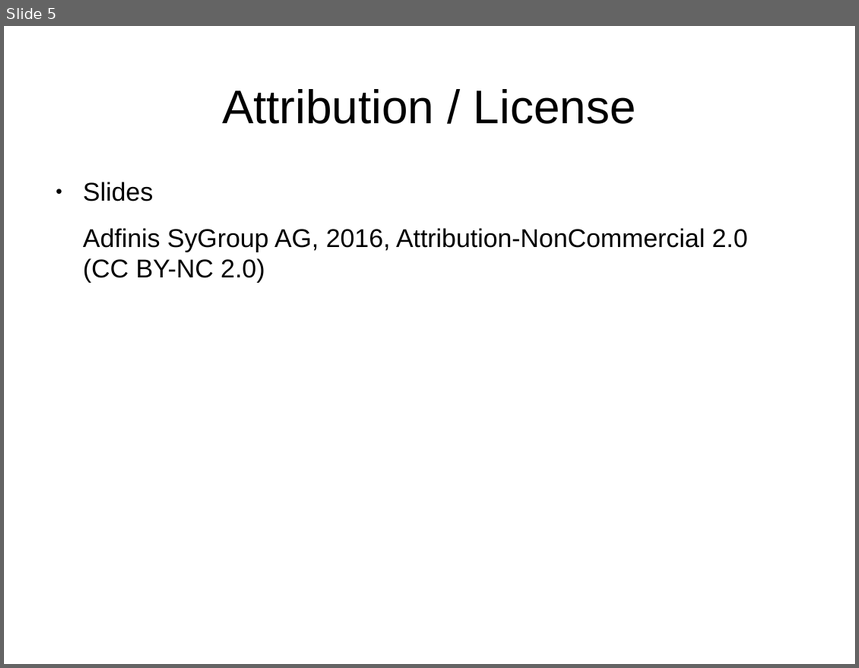
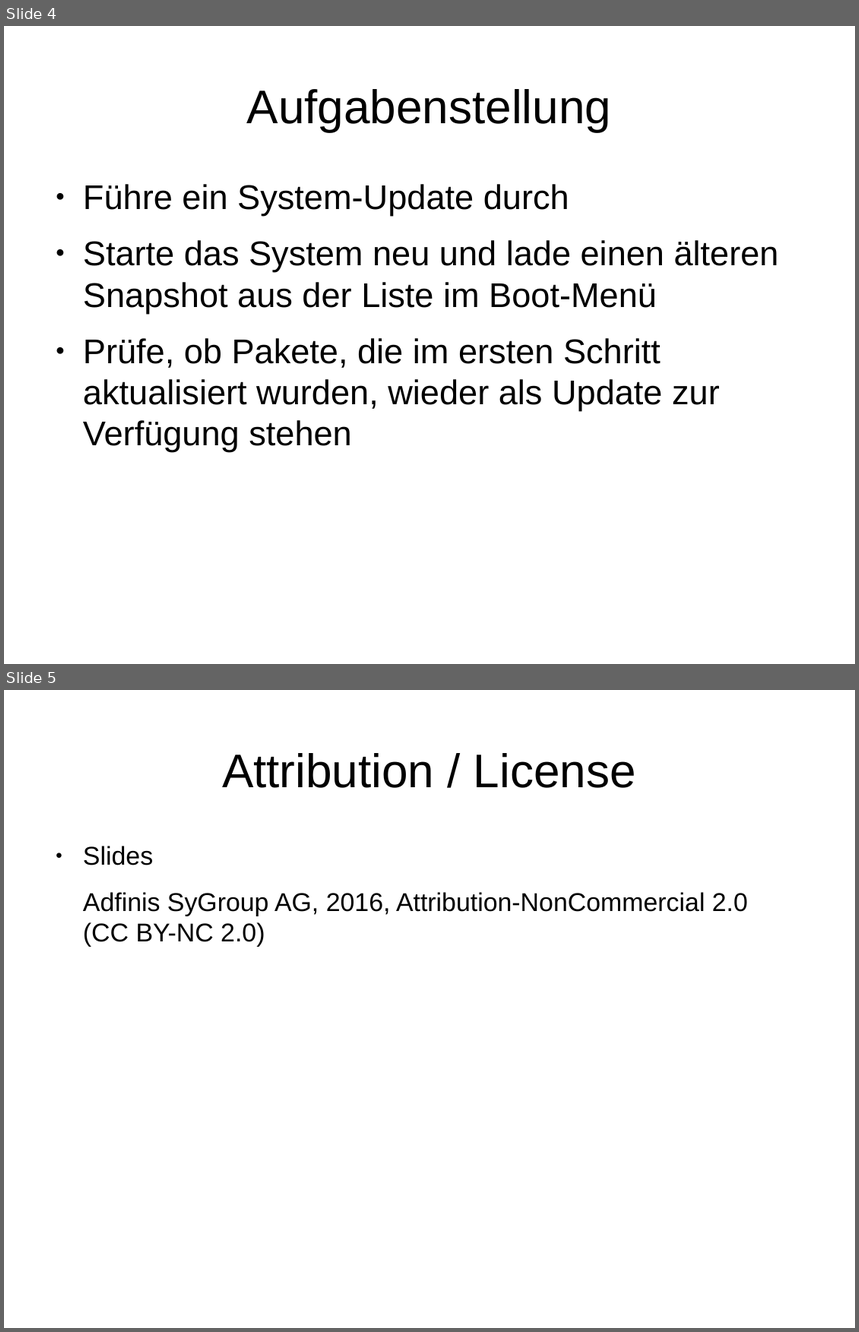
Before and after one commit to adfinis/adsy-trainings, a slide deck: SSA_SUSE-System-Administration/1006_snapper/modul_snapper_1006_03_handson.odp. Shown one above the other, each under a label of ours: slide 5 before the commit, slides 4 and 5 after it. The pictures are 859x668 and 859x1332 pixels, drawn with LibreOffice and Linux fonts; fonts in the diff are those of the drawing. Boxes give left, top, right and bottom in pixels: in the first picture for what was removed or moved away, otherwise in the second. Text is boxed around its words. In the diff, an @@ line names an element or a change of style, - is before the commit and + after.

```diff
--- a/SSA_SUSE-System-Administration/1006_snapper/modul_snapper_1006_03_handson.odp
+++ b/SSA_SUSE-System-Administration/1006_snapper/modul_snapper_1006_03_handson.odp
@@ slide 4 added at [4,26,855,664], background #FFFFFF @@
@@ title added at [247,89,611,132], 44 pt, text #000000 @@
+Aufgabenstellung
@@ text added at [83,184,779,452], 32 pt, text #000000 @@
+● Führe ein System-Update durch
+● Starte das System neu und lade einen älteren Snapshot aus der Liste im Boot-Menü
+● Prüfe, ob Pakete, die im ersten Schritt aktualisiert wurden, wieder als Update zur Verfügung stehen
```
Also in this commit, not shown: 2 slides changed, 1 other slide added, 2 slides removed, 2 other files.
